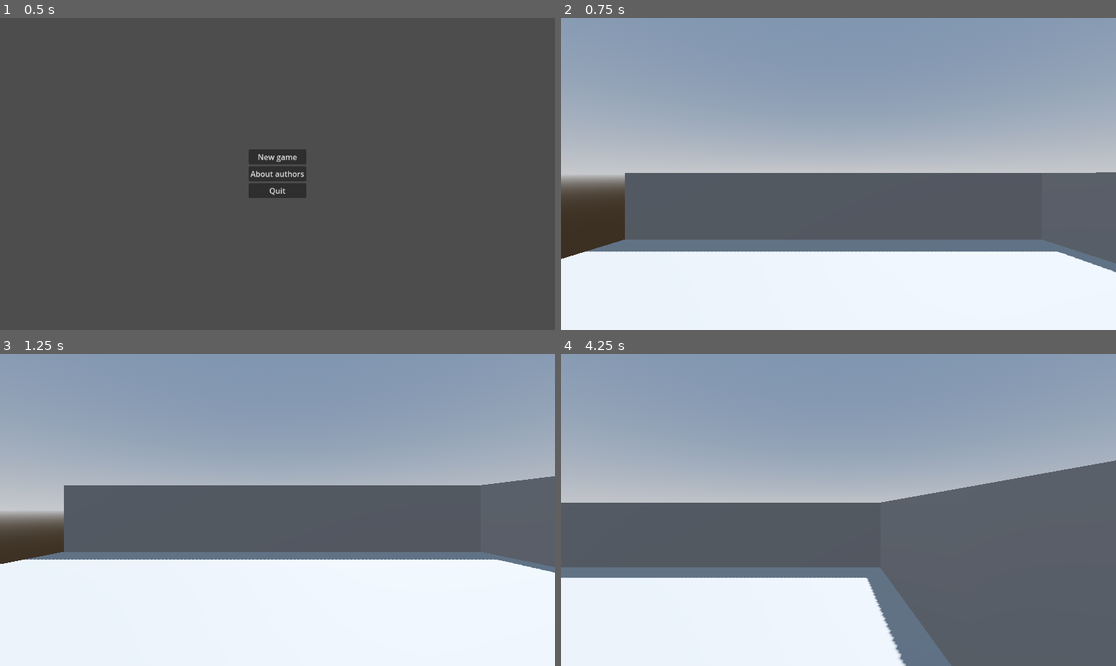
Above: before the commit, frames 1-4 (two rows, left to right).
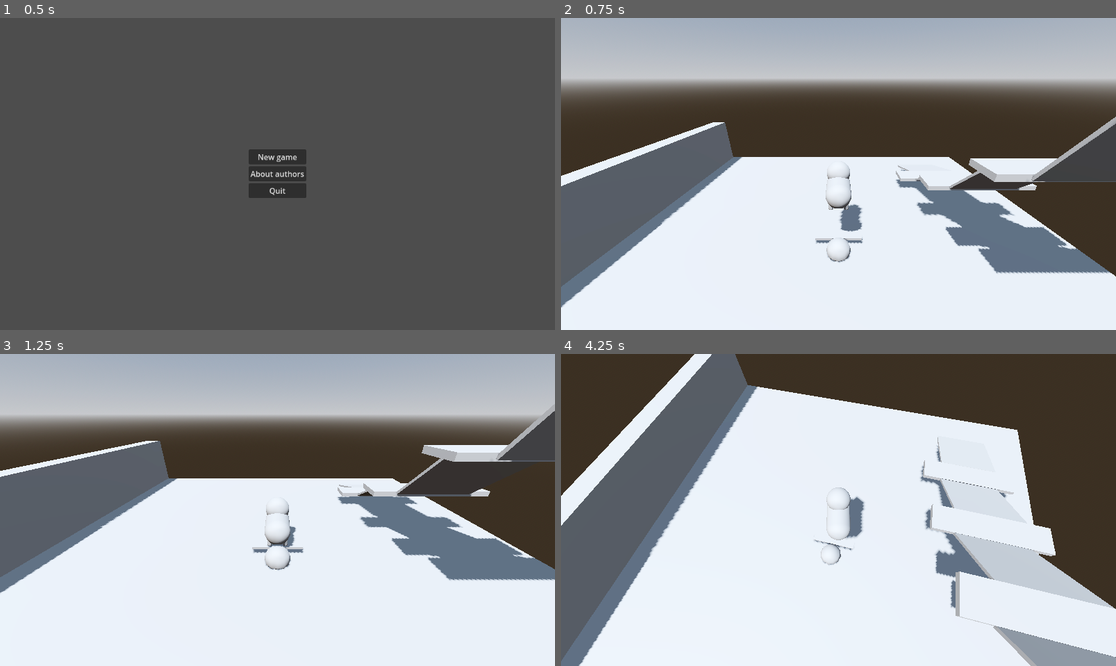
Above: after the commit, the same moments.

Repository: Sawska/GAME-JAME-FIT-NTUDP-2025
Game: Godot game, scene res://scenes/static/menu/main_menu.tscn
Same seed, same stepped clock (60 frames per second), same inputs: the game is played once before the commit and once after it.
Inputs (mouse positions are in pixels of both pictures, inside the frame that each line leads up to):
- Up to frame 1 (0.5 s): no input
- Up to frame 2 (0.75 s): click "New game" at 0.5 s
- Up to frame 3 (1.25 s): no input
- Up to frame 4 (4.25 s): tap Enter (ui_accept) at 1.25, 1.52, 1.82, 2.27, 2.57, 3.77, 3.8, 4.07 s; move the mouse to (960, 494) at 1.27 s; hold Right (ui_right) 1.28-2.03 s; tap A (ui_a, bound only after the commit) at 1.35 s; tap D (ui_d, bound only after the commit) at 1.55, 2.1 s; move the mouse to (727, 525) at 2.02 s; hold Down (ui_down) 2.03-2.78 s; tap S (ui_s, bound only after the commit) at 2.3, 2.85 s; move the mouse to (894, 441) at 2.77 s; hold Right (ui_right) 2.78-3.53 s; tap W (ui_w, bound only after the commit) at 3.05, 3.6 s; move the mouse to (810, 572) at 3.52 s; hold Up (ui_up) from 3.53 s (still down)

Frame 1 is identical in both runs. In frame 2, 74% of the frame differs, in the area x 0-100%, y 0-93%; in frame 3, 65%; in frame 4, 83%, in the area x 0-100%, y 0-100%.

Commit message:
Upgraded movement

Diff:
--- a/project.godot
+++ b/project.godot
@@ -13,4 +13,41 @@
 config/name="Tails & Feathers"
 run/main_scene="res://scenes/static/menu/main_menu.tscn"
 config/features=PackedStringArray("4.3", "Forward Plus")
-config/icon="res://icon.svg"
+
+[input]
+
+ui_a={
+"deadzone": 0.5,
+"events": [Object(InputEventKey,"resource_local_to_scene":false,"resource_name":"","device":-1,"window_id":0,"alt_pressed":false,"shift_pressed":false,"ctrl_pressed":false,"meta_pressed":false,"pressed":false,"keycode":0,"physical_keycode":65,"key_label":0,"unicode":97,"location":0,"echo":false,"script":null)
+]
+}
+ui_d={
+"deadzone": 0.5,
+"events": [Object(InputEventKey,"resource_local_to_scene":false,"resource_name":"","device":-1,"window_id":0,"alt_pressed":false,"shift_pressed":false,"ctrl_pressed":false,"meta_pressed":false,"pressed":false,"keycode":0,"physical_keycode":68,"key_label":0,"unicode":100,"location":0,"echo":false,"script":null)
+]
+}
+ui_s={
+"deadzone": 0.5,
+"events": [Object(InputEventKey,"resource_local_to_scene":false,"resource_name":"","device":-1,"window_id":0,"alt_pressed":false,"shift_pressed":false,"ctrl_pressed":false,"meta_pressed":false,"pressed":false,"keycode":0,"physical_keycode":83,"key_label":0,"unicode":115,"location":0,"echo":false,"script":null)
+]
+}
+ui_w={
+"deadzone": 0.5,
+"events": [Object(InputEventKey,"resource_local_to_scene":false,"resource_name":"","device":-1,"window_id":0,"alt_pressed":false,"shift_pressed":false,"ctrl_pressed":false,"meta_pressed":false,"pressed":false,"keycode":0,"physical_keycode":87,"key_label":0,"unicode":119,"location":0,"echo":false,"script":null)
+]
+}
+ui_rmb={
+"deadzone": 0.5,
+"events": [Object(InputEventMouseButton,"resource_local_to_scene":false,"resource_name":"","device":-1,"window_id":0,"alt_pressed":false,"shift_pressed":false,"ctrl_pressed":false,"meta_pressed":false,"button_mask":2,"position":Vector2(161, 13),"global_position":Vector2(170, 59),"factor":1.0,"button_index":2,"canceled":false,"pressed":true,"double_click":false,"script":null)
+]
+}
+ui_lmb={
+"deadzone": 0.5,
+"events": [Object(InputEventMouseButton,"resource_local_to_scene":false,"resource_name":"","device":-1,"window_id":0,"alt_pressed":false,"shift_pressed":false,"ctrl_pressed":false,"meta_pressed":false,"button_mask":1,"position":Vector2(214, 16),"global_position":Vector2(223, 62),"factor":1.0,"button_index":1,"canceled":false,"pressed":true,"double_click":false,"script":null)
+]
+}
+ui_esc={
+"deadzone": 0.5,
+"events": [Object(InputEventKey,"resource_local_to_scene":false,"resource_name":"","device":-1,"window_id":0,"alt_pressed":false,"shift_pressed":false,"ctrl_pressed":false,"meta_pressed":false,"pressed":false,"keycode":0,"physical_keycode":4194305,"key_label":0,"unicode":0,"location":0,"echo":false,"script":null)
+]
+}
--- a/scenes/entities/fox.tscn
+++ b/scenes/entities/fox.tscn
@@ -6,16 +6,56 @@
 
 [sub_resource type="CapsuleMesh" id="CapsuleMesh_apinf"]
 
+[sub_resource type="SphereMesh" id="SphereMesh_72qnl"]
+
+[sub_resource type="CapsuleMesh" id="CapsuleMesh_36cdn"]
+radius = 0.1
+height = 0.506
+
+[sub_resource type="SphereShape3D" id="SphereShape3D_ocf50"]
+
 [node name="Fox" type="CharacterBody3D"]
+collision_layer = 2
 script = ExtResource("1_s5isx")
 
 [node name="CollisionShape3D" type="CollisionShape3D" parent="."]
+transform = Transform3D(1, 0, 0, 0, -4.37114e-08, 1, 0, -1, -4.37114e-08, 0, 0, 0)
 shape = SubResource("CapsuleShape3D_8bdrd")
 
 [node name="MeshInstance3D" type="MeshInstance3D" parent="."]
+transform = Transform3D(1, 0, 0, 0, -4.37114e-08, 1, 0, -1, -4.37114e-08, 0, 0, 0)
 mesh = SubResource("CapsuleMesh_apinf")
 
+[node name="MeshInstance3D" type="MeshInstance3D" parent="MeshInstance3D"]
+transform = Transform3D(1, 0, 0, 0, 1, 0, 0, 0, 1, 0, -0.585996, 0.468297)
+mesh = SubResource("SphereMesh_72qnl")
+
+[node name="MeshInstance3D2" type="MeshInstance3D" parent="MeshInstance3D"]
+transform = Transform3D(1, 0, 0, 0, -4.37114e-08, -1, 0, 1, -4.37114e-08, -0.3, -0.5, -0.4)
+mesh = SubResource("CapsuleMesh_36cdn")
+skeleton = NodePath("../MeshInstance3D")
+
+[node name="MeshInstance3D3" type="MeshInstance3D" parent="MeshInstance3D"]
+transform = Transform3D(1, 0, 0, 0, -4.37114e-08, -1, 0, 1, -4.37114e-08, 0.3, -0.5, -0.4)
+mesh = SubResource("CapsuleMesh_36cdn")
+skeleton = NodePath("../MeshInstance3D")
+
+[node name="MeshInstance3D4" type="MeshInstance3D" parent="MeshInstance3D"]
+transform = Transform3D(1, 0, 0, 0, -4.37114e-08, -1, 0, 1, -4.37114e-08, 0.3, 0.5, -0.4)
+mesh = SubResource("CapsuleMesh_36cdn")
+skeleton = NodePath("../MeshInstance3D")
+
+[node name="MeshInstance3D5" type="MeshInstance3D" parent="MeshInstance3D"]
+transform = Transform3D(1, 0, 0, 0, -4.37114e-08, -1, 0, 1, -4.37114e-08, -0.3, 0.5, -0.4)
+mesh = SubResource("CapsuleMesh_36cdn")
+skeleton = NodePath("../MeshInstance3D")
+
 [node name="head" type="Node3D" parent="."]
-transform = Transform3D(1, 0, 0, 0, 1, 0, 0, 0, 1, 0, 0.685802, 0)
+transform = Transform3D(1, 0, 0, 0, 0.904485, -0.426506, 0, 0.426506, 0.904485, 0, 0.685802, 0)
 
-[node name="Camera3D" type="Camera3D" parent="head"]
+[node name="SpringArm3D" type="SpringArm3D" parent="head"]
+transform = Transform3D(-1, 0, -8.74228e-08, 0, 1, 0, 8.74228e-08, 0, -1, 0, 0, 0)
+shape = SubResource("SphereShape3D_ocf50")
+spring_length = 8.0
+
+[node name="Camera3D" type="Camera3D" parent="head/SpringArm3D"]
--- a/scenes/static/temp_scene_for_testing.tscn
+++ b/scenes/static/temp_scene_for_testing.tscn
@@ -53,5 +53,37 @@
 transform = Transform3D(1, 0, 0, 0, 1, 0, 0, 0, 1, 0, -0.240758, -0.397504)
 size = Vector3(2, 0.1, 0.4)
 
+[node name="CSGBox3D9" type="CSGBox3D" parent="CSGCombiner3D"]
+transform = Transform3D(1, 0, 0, 0, 1, 0, 0, 0, 1, -6.27297, 0.154927, 4.79337)
+size = Vector3(4.70215, 0.206738, 1.11904)
+
+[node name="CSGBox3D10" type="CSGBox3D" parent="CSGCombiner3D"]
+transform = Transform3D(1, 0, 0, 0, 1, 0, 0, 0, 1, -6.27297, 1.61734, 1.08688)
+size = Vector3(4.70215, 0.206738, 1.11904)
+
+[node name="CSGBox3D12" type="CSGBox3D" parent="CSGCombiner3D"]
+transform = Transform3D(1, 0, 0, 0, 1, 0, 0, 0, 1, -6.27297, 3.70121, -2.13559)
+size = Vector3(4.70215, 0.206738, 1.11904)
+
+[node name="CSGBox3D14" type="CSGBox3D" parent="CSGCombiner3D"]
+transform = Transform3D(1, 0, 0, 0, 1, 0, 0, 0, 1, -6.27297, 6.17672, -4.72578)
+size = Vector3(4.70215, 0.206738, 1.11904)
+
 [node name="CSGSphere3D" type="CSGSphere3D" parent="CSGCombiner3D"]
 transform = Transform3D(1, 0, 0, 0, 1, 0, 0, 0, 1, 0, -0.356038, -1.07197)
+
+[node name="CSGBox3D7" type="CSGBox3D" parent="CSGCombiner3D"]
+transform = Transform3D(1, 0, 0, 0, 0.965926, -0.258819, 0, 0.258819, 0.965926, -6.28984, -0.171859, 6.79101)
+size = Vector3(2.92749, 0.1, 3)
+
+[node name="CSGBox3D8" type="CSGBox3D" parent="CSGCombiner3D"]
+transform = Transform3D(1, 0, 0, 0, 0.866026, -0.5, 0, 0.5, 0.866026, -6.28984, 0.927263, 2.9241)
+size = Vector3(2.92749, 0.1, 3)
+
+[node name="CSGBox3D11" type="CSGBox3D" parent="CSGCombiner3D"]
+transform = Transform3D(1, 0, 0, 0, 0.707107, -0.707107, 0, 0.707107, 0.707107, -6.28984, 2.71705, -0.551562)
+size = Vector3(2.92749, 0.1, 3)
+
+[node name="CSGBox3D13" type="CSGBox3D" parent="CSGCombiner3D"]
+transform = Transform3D(1, 0, 0, 0, 0.5, -0.866025, 0, 0.866025, 0.5, -6.28984, 4.96371, -3.44438)
+size = Vector3(2.92749, 0.1, 3)
--- a/scripts/entities/fox.gd
+++ b/scripts/entities/fox.gd
@@ -1,24 +1,57 @@
 extends CharacterBody3D
 
+@export_group("Camera settings")
+@export var MOUSE_SENS: float = 0.25
+@export var CAMERA_DISTANCE: float = 8
+@export_group("Movement settings")
+@export var SPEED: float = 8.0
+@export var ACCELERATION: float = 20.0
+@export var ROTATION: float = 12.0
+@export var JUMP_STRENGTH: float = 5.0
 
-@export var SPEED : float = 5.0
-@export var JUMP_VELOCITY : float = 4.5
+@onready var mesh_instance_3d: MeshInstance3D = $MeshInstance3D
+@onready var collision_shape_3d: CollisionShape3D = $CollisionShape3D
+
+var CameraInpDir: Vector2 = Vector2.ZERO
+var LastDir: Vector3 = Vector3.BACK
+var Gravity : int = ProjectSettings.get_setting("physics/3d/default_gravity")
+
+
+func _ready():
+	$head/SpringArm3D.spring_length = CAMERA_DISTANCE
+	Input.mouse_mode = Input.MOUSE_MODE_CAPTURED
 
 
 func _physics_process(delta: float) -> void:
-	if not is_on_floor():
-		velocity += get_gravity() * delta
+	$head.rotation.x += CameraInpDir.y * delta
+	$head.rotation.x = clamp($head.rotation.x, -PI / 2.0, PI / 2.0)
+	$head.rotation.y -= CameraInpDir.x * delta
+	CameraInpDir = Vector2.ZERO
+
+	var KeyboardInput: Vector2 = Input.get_vector("ui_a","ui_d","ui_w","ui_s")
+	var forward: Vector3 = $head/SpringArm3D/Camera3D.global_basis.z
+	var right: Vector3 = $head/SpringArm3D/Camera3D.global_basis.x
+	var MoveDir: Vector3 = forward * KeyboardInput.y + right * KeyboardInput.x
+	MoveDir.y = 0.0
+	MoveDir = MoveDir.normalized()
+
+	var y_velocity: float = velocity.y
+	velocity.y = 0
+	velocity = velocity.move_toward(MoveDir * SPEED, ACCELERATION * delta)
+	velocity.y = y_velocity - Gravity * delta
+	move_and_slide()
+
+	if MoveDir.length() > 0.2:
+		LastDir =  MoveDir
+	var TargetAngle: float = Vector3.BACK.signed_angle_to(LastDir, Vector3.UP)
+	collision_shape_3d.rotation.y = lerp_angle(collision_shape_3d.rotation.y, TargetAngle, ROTATION * delta)
+	$MeshInstance3D.rotation.y = collision_shape_3d.rotation.y
 
 	if Input.is_action_just_pressed("ui_accept") and is_on_floor():
-		velocity.y = JUMP_VELOCITY
+		velocity.y += JUMP_STRENGTH
 
-	var input_dir := Input.get_vector("ui_left", "ui_right", "ui_up", "ui_down")
-	var direction := (transform.basis * Vector3(input_dir.x, 0, input_dir.y)).normalized()
-	if direction:
-		velocity.x = direction.x * SPEED
-		velocity.z = direction.z * SPEED
-	else:
-		velocity.x = move_toward(velocity.x, 0, SPEED)
-		velocity.z = move_toward(velocity.z, 0, SPEED)
 
-	move_and_slide()
+func _unhandled_input(event: InputEvent) -> void:
+	if (event is InputEventMouseMotion and								#waiting for mouse event inside window
+		Input.get_mouse_mode() == Input.MOUSE_MODE_CAPTURED):
+		CameraInpDir = event.relative * MOUSE_SENS 						#screen_relative
--- a/scripts/static/menu/main_menu.gd
+++ b/scripts/static/menu/main_menu.gd
@@ -3,6 +3,7 @@
 const TEMP_SCENE_FOR_TESTING: Resource = preload("res://scenes/static/temp_scene_for_testing.tscn")
 
 func _on_btn_new_game_pressed() -> void:
+	DisplayServer.window_set_mode(DisplayServer.WINDOW_MODE_MAXIMIZED)
 	get_tree().change_scene_to_packed(TEMP_SCENE_FOR_TESTING)
 
 
Not shown, added: resources/models/Maxvell/license.txt
Binary file added: resources/models/Maxvell/scene.bin
Not shown, added: resources/models/Maxvell/scene.gltf
Not shown, added: resources/models/Maxvell/scene.gltf.import
Binary file added: resources/models/Maxvell/textures/dingus_baseColor.jpeg
Not shown, added: resources/models/Maxvell/textures/dingus_baseColor.jpeg.import
Binary file added: resources/models/Maxvell/textures/whiskers_baseColor.png
Not shown, added: resources/models/Maxvell/textures/whiskers_baseColor.png.import
Binary file added: resources/models/scene.bin
Not shown, added: resources/models/scene.gltf.import
Binary file added: resources/scene.bin
Not shown, added: resources/scene.gltf.import
(and 4 more such lines)
